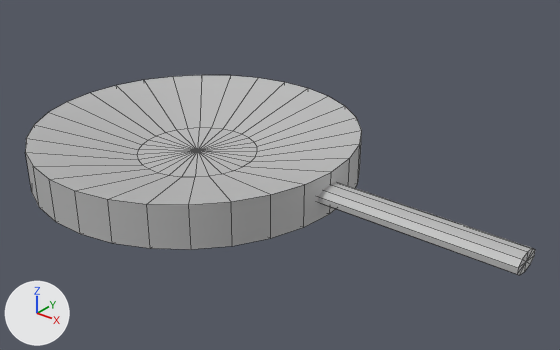
The FBX model tidyingup/Assets/FBX Models/Skillet.fbx as it was, and as the next commit left it.
Before and after are seen from a 50 mm camera at (0.0614, -0.0608, 0.0478) aimed at (0.0119, 0.001, 0.0095). The axes (+X, +Y, +Z) are drawn at lower left. The lights are the same throughout. Mesh edges are drawn as thin lines. Where no turn or scale is listed for an object, it has been applied to the vertices.
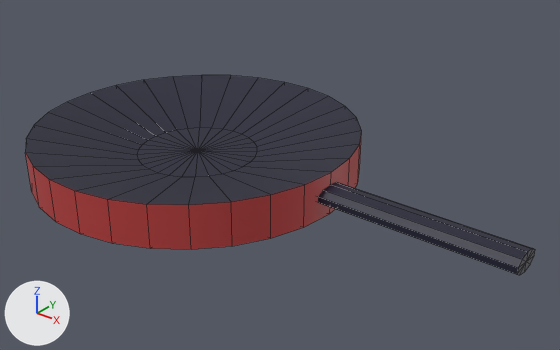
Location of each change, [x1, y1, x2, y2] in pixels of the pictures (560 x 350 px):
'pCylinder2', recoloured: [318, 182, 535, 275] in both
part 1 of me_mesh, recoloured (grey to red): [26, 132, 362, 249] in both
part 2 of me_mesh, recoloured: [25, 75, 362, 205] in both

What the commit changed:
Material 'Skillet_Material_Handle' (mat_skillet_material_handle) is new.
Its base color is (0.0116, 0.0122, 0.033) (dark blue #1c1d33).
Material 'Skillet_Material_Pan' (mat_skillet_material_pan) is new.
Its base color is (0.5, 0.0485, 0.0485) (red #bc3e3e).
me_mesh_001 has 22 vertices, 30 faces and spans x -0.0132..0.0132, y -0.002..0.002, z -0.001..0.001.
me_mesh_001 no longer uses material mat_lambert1 (grey #bcbcbc).
me_mesh_001 now uses material mat_skillet_material_handle (dark blue #1c1d33).
me_mesh has 122 vertices, 150 faces and spans x -0.0196..0.0196, y -0.0195..0.0195, z -0.0041..0.0025.
me_mesh is used by ob_pcylinder1; location (0.0, 0.0, 0.01).
me_mesh part 1: 90 of the faces centred in x -0.0194..0.0194, y -0.0195..0.0195, z -0.0041..0.0 switch from mat_lambert1 (grey #bcbcbc) to mat_skillet_material_pan (red #bc3e3e).
me_mesh part 2: all 60 faces centred in x -0.0133..0.0133, y -0.0134..0.0134, z -0.0005..0.001 switch from mat_lambert1 (grey #bcbcbc) to mat_skillet_material_handle (dark blue #1c1d33).
